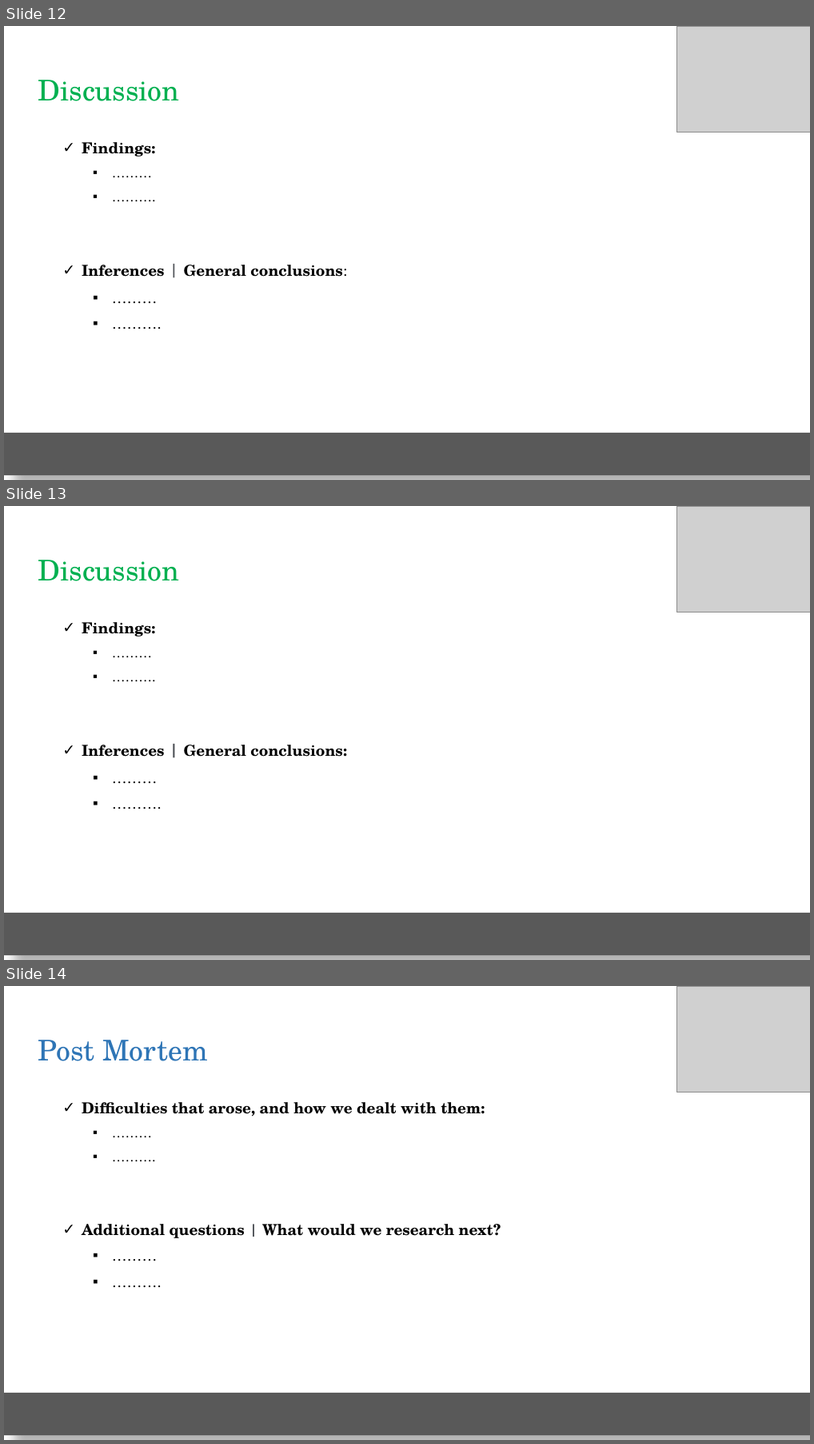
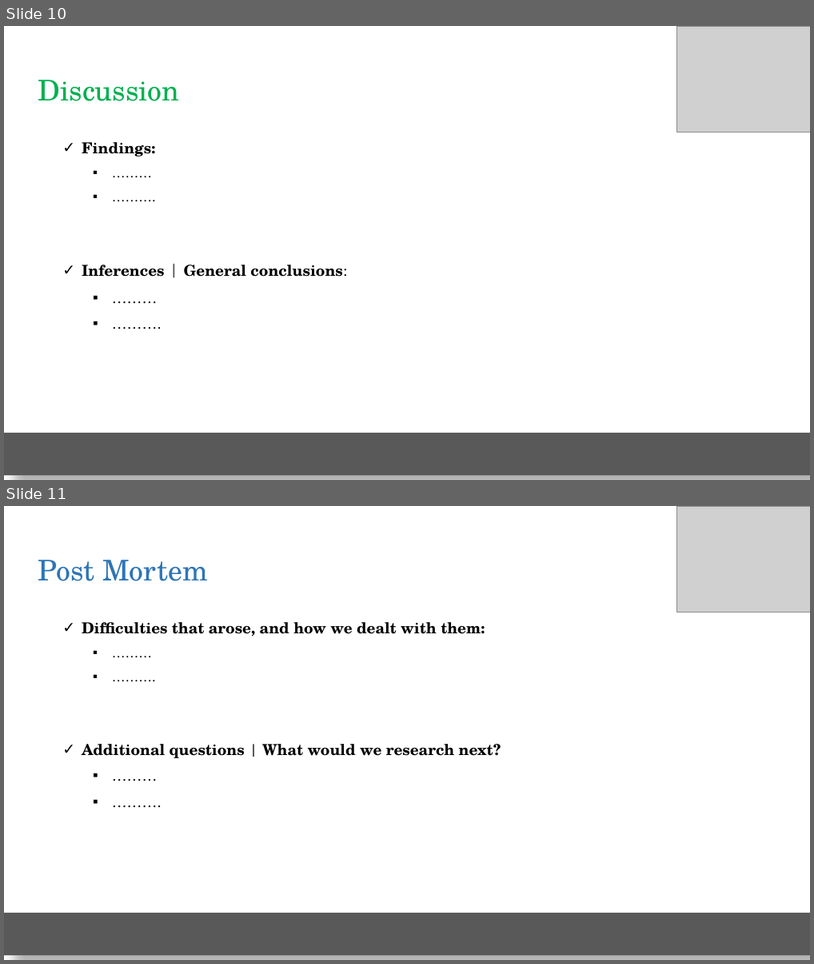
Before and after one commit to elubanska/GTA_real_estate_market, a slide deck: Real Estate Mkt.pptx. Shown one above the other, each under a label of ours: slides 12, 13 and 14 before the commit, slides 10 and 11 after it. The pictures are 814x1444 and 814x964 pixels, drawn with LibreOffice and Linux fonts; fonts in the diff are those of the drawing; grey boxes stand for pictures. Boxes give left, top, right and bottom in pixels: in the first picture for what was removed or moved away, otherwise in the second. Text is boxed around its words. In the diff, an @@ line names an element or a change of style, - is before the commit and + after.

```diff
--- a/Real Estate Mkt.pptx
+++ b/Real Estate Mkt.pptx
@@ slide 13 removed at bbox=[4, 506, 810, 960], background #FFFFFF @@
@@ picture removed at bbox=[678, 506, 810, 612] @@
@@ text removed at bbox=[38, 560, 180, 581] @@
-Discussion
@@ text removed at bbox=[82, 622, 347, 756] @@
-✓ Findings:
-  ▪ ………
-  ▪ ……….
-✓ Inferences | General conclusions:
-  ▪ ………
-  ▪ ……….
@@ rectangle removed at bbox=[4, 912, 810, 955] @@
@@ what was slide 12 is now slide 10 @@
@@ what was slide 14 is now slide 11 @@
```
Also in this commit, not shown: 4 slides changed, 1 slide added, 3 other slides removed.
